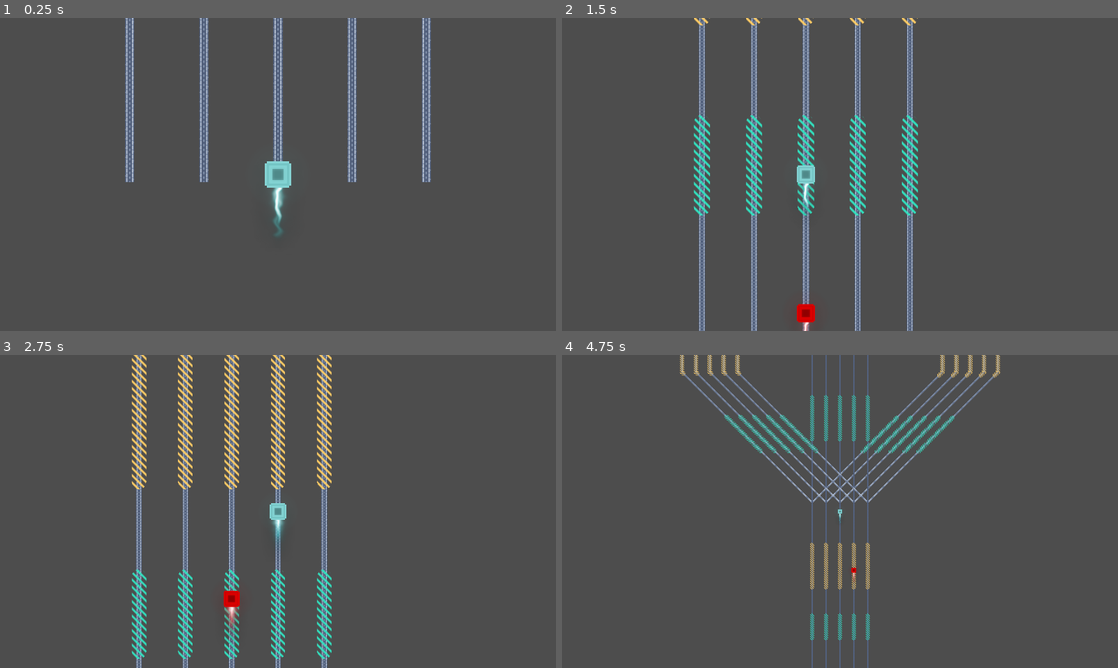
Above: before the commit, frames 1-4 (two rows, left to right).
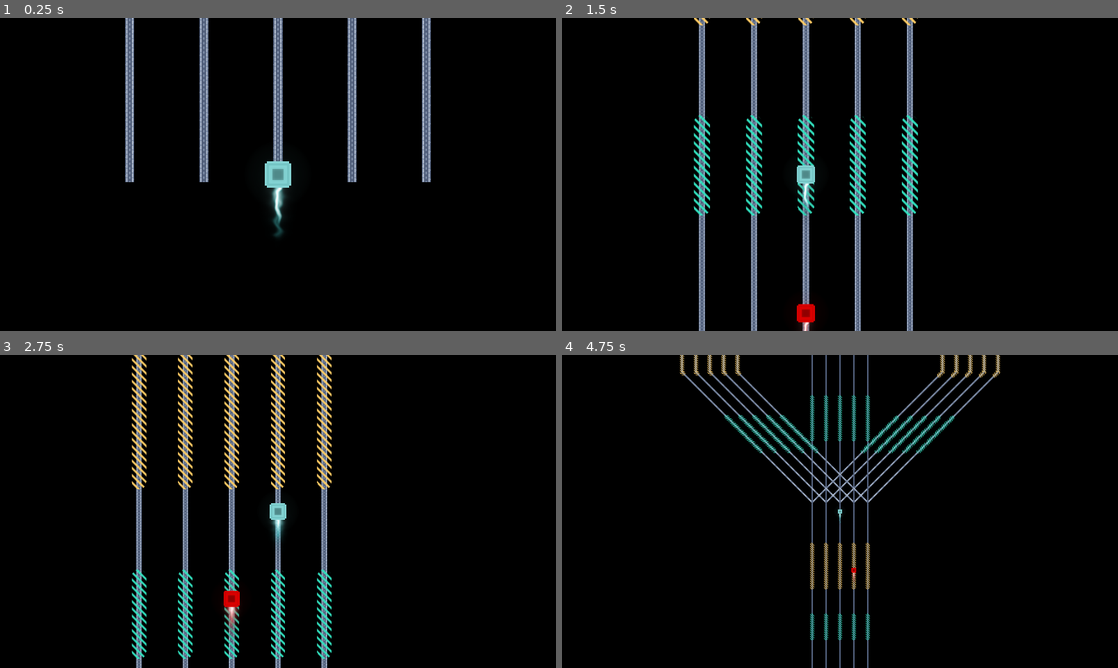
Above: after the commit, the same moments.

Repository: elpozewaunig/LanLinerReconciliation
Game: Godot game, scene res://scenes/main.tscn
Same seed, same stepped clock (60 frames per second), same inputs: the game is played once before the commit and once after it.
Inputs:
- Up to frame 1 (0.25 s): no input
- Up to frame 2 (1.5 s): hold Right (ui_right) 0.53-1.28 s; hold Left (ui_left) from 1.28 s (still down)
- Up to frame 3 (2.75 s): release Left (ui_left) at 2.03 s; hold Right (ui_right) from 2.03 s (still down)
- Up to frame 4 (4.75 s): release Right (ui_right) at 2.78 s; hold Up (ui_up) 2.78-3.53 s; hold Left (ui_left) from 3.53 s (still down)

The runs differ from the first frame. In frame 1, 95% of the frame differs, in the area x 0-100%, y 0-100%; in frame 2, 93%; in frame 3, 93%; in frame 4, 96%.

Commit message:
Updated project configuration for a fresh look

Diff:
--- a/project.godot
+++ b/project.godot
@@ -14,7 +14,9 @@
 config/tags=PackedStringArray("game", "jam")
 run/main_scene="res://scenes/main.tscn"
 config/features=PackedStringArray("4.2", "GL Compatibility")
-config/icon="res://assets/icon.svg"
+boot_splash/bg_color=Color(0, 0, 0, 1)
+boot_splash/image="res://assets/q1_pixel.png"
+config/icon="res://assets/player.png"
 
 [display]
 
@@ -26,3 +28,4 @@
 
 renderer/rendering_method="gl_compatibility"
 renderer/rendering_method.mobile="gl_compatibility"
+environment/defaults/default_clear_color=Color(0, 0, 0, 1)
Binary file added: assets/q1_pixel.png
Not shown, added: assets/q1_pixel.png.import
